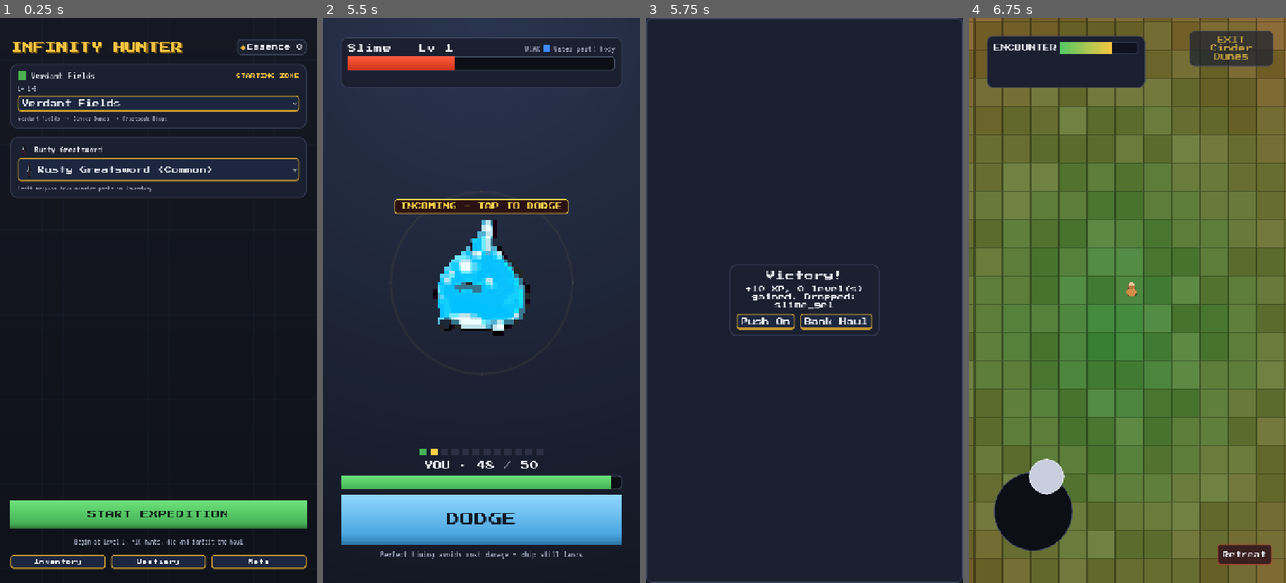
Above: before the commit, frames 1-4 (left to right).
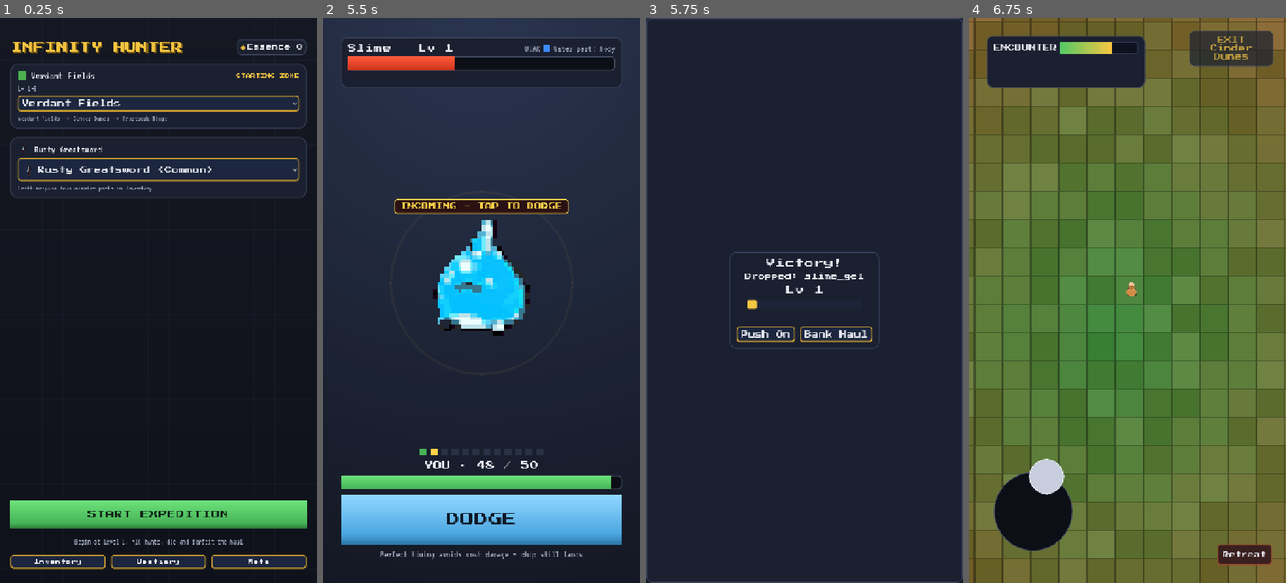
Above: after the commit, the same moments.

Repository: taigamura/infinity-hunter
Game: Godot game, scene res://src/ui/launch/launch_screen.tscn
The game is run twice, just before and just after one commit, with the same random seed, the same clock (stepped at 60 frames per second) and the same inputs.
Inputs (mouse positions are in pixels of both pictures, inside the frame that each line leads up to):
- Up to frame 1 (0.25 s): no input
- Up to frame 2 (5.5 s): click "START EXPEDITION" at 0.5 s; click "Retreat" at 1.25 s; click "START EXPEDITION" at 2 s; tap Enter at 2.75, 4.25 s; drag from (386, 509) to (513, 176) at 2.77 s; drag from (418, 328) to (465, 413) at 3.52 s; move the mouse to (513, 176) at 4.27 s; hold Right (ui_right) 4.28-5 s; drag from (465, 413) to (386, 215) at 5.02 s
- Up to frame 3 (5.75 s): no input
- Up to frame 4 (6.75 s): move the mouse to (1222, 385) at 5.77 s; hold Left (ui_left) 5.78-6.5 s; click "Push On" at 6.5 s

Frames 1-2 are identical in both runs. In frame 3, 2.4% of the frame differs, in the area x 26-74%, y 41-59%; in frame 4, nothing differs.

Commit message:
Combat victory: animated XP gauge with stacking LEVEL UP! toasts
Make the gap-scaled XP explosion visible. The victory overlay now shows a
gold XP gauge that fills rapidly and cascades level-by-level using
XpCurve.fill_segments over the fight's before/after endpoints; each level
crossed bumps the Lv counter and pops a 'LEVEL UP!' toast that stacks onto
the previous ones. A Lv1 kill of the Lv9 Ember Wolf visibly vaults the player
to Lv11 with a column of stacked level-ups. Per-segment duration scales down
with level count so a +10 explosion still finishes in ~1.2s.

Co-Authored-By: Claude Opus 4.8 <noreply@anthropic.com>
Claude-Session: https://claude.ai/code/session_01ApiXsVw99SQkxqZhW9LTLS

Diff:
--- a/src/ui/combat/combat_screen.gd
+++ b/src/ui/combat/combat_screen.gd
@@ -63,6 +63,9 @@
 @onready var result_overlay: Control = %ResultOverlay
 @onready var result_title_label: Label = %ResultTitleLabel
 @onready var result_body_label: Label = %ResultBodyLabel
+@onready var xp_level_label: Label = %XpLevelLabel
+@onready var xp_bar: ProgressBar = %XpBar
+@onready var level_up_toasts: VBoxContainer = %LevelUpToasts
 @onready var push_on_button: Button = %PushOnButton
 @onready var bank_button: Button = %BankButton
 @onready var continue_button: Button = %ContinueButton
@@ -116,6 +119,8 @@
 	continue_button.pressed.connect(_on_continue_pressed)
 
 	result_overlay.visible = false
+	xp_level_label.visible = false
+	xp_bar.visible = false
 	telegraph_banner.visible = false
 	damage_number_label.visible = false
 	_start_ring_pulse()
@@ -284,19 +289,67 @@
 		result_title_label.text = "Defeated"
 		result_body_label.text = "The run's haul is forfeited."
 		continue_button.visible = true
+		xp_level_label.visible = false
+		xp_bar.visible = false
+		for child in level_up_toasts.get_children():
+			child.queue_free()
 	else:
 		GameState.mark_bestiary_defeated(monster.id, result["materials_dropped"])
 		result_title_label.text = "Victory!"
-		result_body_label.text = "+%s XP, %d level(s) gained. Dropped: %s" % [
-			Big.fmt(result["xp_awarded"]), result["levels_gained"], ", ".join(result["materials_dropped"])
-		]
+		var drops: String = ", ".join(result["materials_dropped"])
+		result_body_label.text = ("Dropped: %s" % drops) if drops != "" else "No drops"
+		xp_level_label.visible = true
+		xp_bar.visible = true
 		if run.status == "active":
 			push_on_button.visible = true
 			bank_button.visible = true
 		else:
 			continue_button.visible = true
+		_animate_xp(result)
 
 	result_overlay.visible = true
+
+func _animate_xp(result: Dictionary) -> void:
+	for child in level_up_toasts.get_children():
+		child.queue_free()
+
+	var segments: Array = XpCurve.fill_segments(
+		result["level_before"], result["xp_carry_before"], result["level_after"], result["xp_carry_after"]
+	)
+	if segments.is_empty():
+		return
+
+	xp_level_label.text = "Lv %d" % int(result["level_before"])
+	xp_bar.value = segments[0]["from"]
+
+	var seg_time: float = clampf(1.2 / float(max(segments.size(), 1)), 0.10, 0.30)
+	var tween := create_tween()
+	for seg in segments:
+		tween.tween_property(xp_bar, "value", seg["to"], seg_time).from(seg["from"]).set_trans(Tween.TRANS_QUAD).set_ease(Tween.EASE_OUT)
+		tween.tween_callback(_on_xp_segment_finished.bind(seg))
+
+func _on_xp_segment_finished(seg: Dictionary) -> void:
+	if seg["levels_up"]:
+		xp_level_label.text = "Lv %d" % (int(seg["level"]) + 1)
+		_spawn_level_up_toast()
+
+func _spawn_level_up_toast() -> void:
+	var toast := Label.new()
+	toast.text = "LEVEL UP!"
+	toast.horizontal_alignment = HORIZONTAL_ALIGNMENT_CENTER
+	toast.add_theme_font_size_override("font_size", 15)
+	toast.add_theme_color_override("font_color", Color(1, 0.8235294, 0.2901961, 1))
+	level_up_toasts.add_child(toast)
+	toast.pivot_offset = toast.size / 2.0
+	toast.scale = Vector2(0.6, 0.6)
+	toast.modulate.a = 0.0
+	var start_pos := toast.position
+	toast.position.y += 6.0
+	var tween := create_tween()
+	tween.set_parallel(true)
+	tween.tween_property(toast, "scale", Vector2.ONE, 0.15).set_trans(Tween.TRANS_BACK).set_ease(Tween.EASE_OUT)
+	tween.tween_property(toast, "modulate:a", 1.0, 0.15)
+	tween.tween_property(toast, "position:y", start_pos.y, 0.15).set_trans(Tween.TRANS_QUAD).set_ease(Tween.EASE_OUT)
 
 func _on_push_on_pressed() -> void:
 	combat_finished.emit(_fight_result)
--- a/src/ui/combat/combat_screen.tscn
+++ b/src/ui/combat/combat_screen.tscn
@@ -15,6 +15,20 @@
 corner_radius_top_right = 150
 corner_radius_bottom_right = 150
 corner_radius_bottom_left = 150
+
+[sub_resource type="StyleBoxFlat" id="StyleBoxFlat_xpbar_fill"]
+bg_color = Color(0.96, 0.78, 0.26, 1)
+corner_radius_top_left = 4
+corner_radius_top_right = 4
+corner_radius_bottom_right = 4
+corner_radius_bottom_left = 4
+
+[sub_resource type="StyleBoxFlat" id="StyleBoxFlat_xpbar_bg"]
+bg_color = Color(0.12, 0.14, 0.22, 1)
+corner_radius_top_left = 4
+corner_radius_top_right = 4
+corner_radius_bottom_right = 4
+corner_radius_bottom_left = 4
 
 [sub_resource type="StyleBoxFlat" id="StyleBoxFlat_banner"]
 content_margin_left = 14.0
@@ -274,6 +288,34 @@
 horizontal_alignment = 1
 text = ""
 
+[node name="XpLevelLabel" type="Label" parent="ResultOverlay/ResultCenter/ResultPanel/ResultVBox"]
+unique_name_in_owner = true
+layout_mode = 2
+theme_override_font_sizes/font_size = 22
+horizontal_alignment = 1
+text = ""
+
+[node name="XpBar" type="ProgressBar" parent="ResultOverlay/ResultCenter/ResultPanel/ResultVBox"]
+unique_name_in_owner = true
+custom_minimum_size = Vector2(260, 20)
+layout_mode = 2
+size_flags_horizontal = 4
+theme_override_styles/fill = SubResource("StyleBoxFlat_xpbar_fill")
+theme_override_styles/background = SubResource("StyleBoxFlat_xpbar_bg")
+min_value = 0.0
+max_value = 1.0
+step = 0.0
+value = 0.0
+show_percentage = false
+
+[node name="LevelUpToasts" type="VBoxContainer" parent="ResultOverlay/ResultCenter/ResultPanel/ResultVBox"]
+unique_name_in_owner = true
+custom_minimum_size = Vector2(0, 16)
+layout_mode = 2
+size_flags_horizontal = 4
+theme_override_constants/separation = 2
+alignment = 1
+
 [node name="ActionsRow" type="HBoxContainer" parent="ResultOverlay/ResultCenter/ResultPanel/ResultVBox"]
 layout_mode = 2
 theme_override_constants/separation = 12
Not shown: 1 places in src/ui/combat/combat_screen.tscn that only renumber resources
